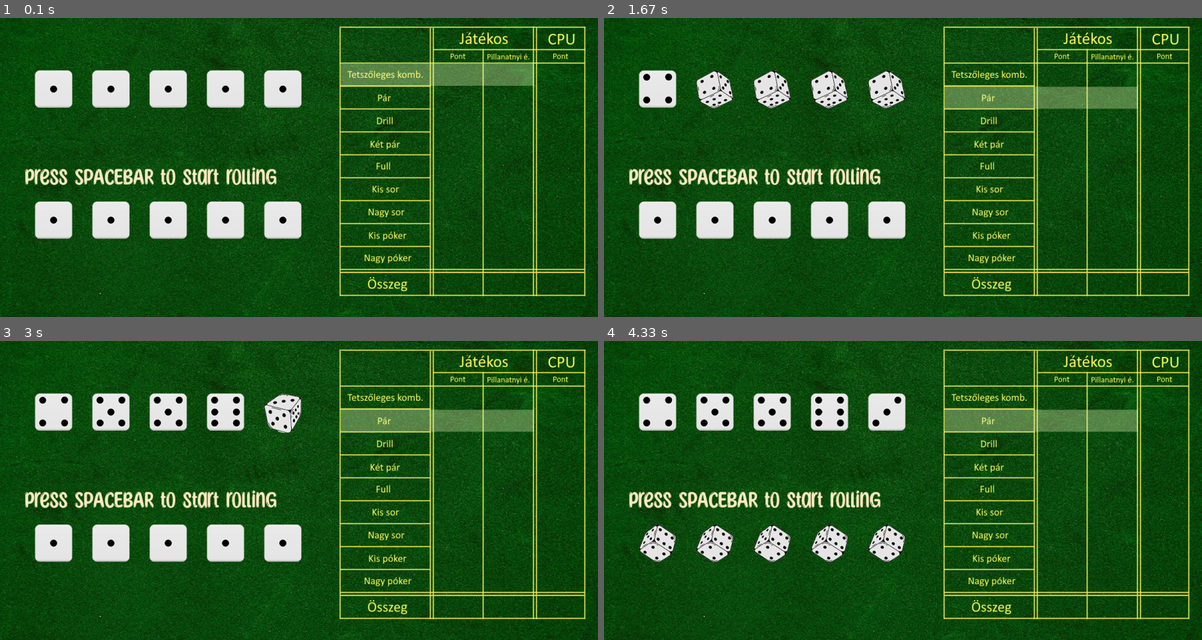
Above: before the commit, frames 1-4 (two rows, left to right).
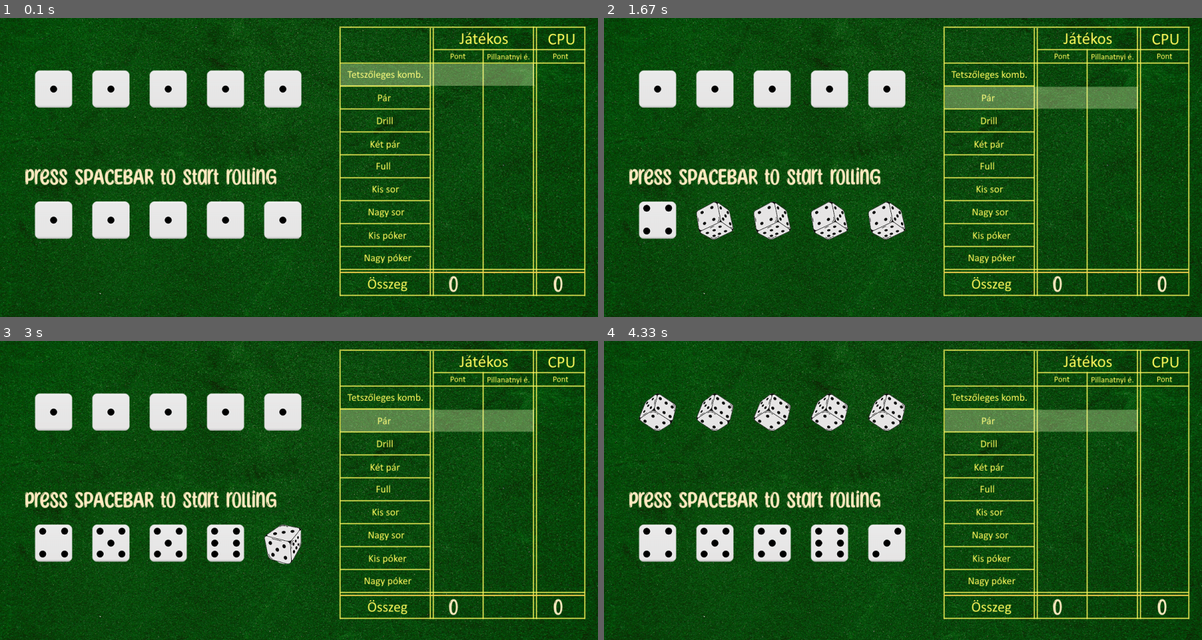
Above: after the commit, the same moments.

Repository: Dewliak/InfoProg2024
Game: pygame game, started from InfoProg2024/pygame_gui.py
Two runs of this game, one before a commit and one after it. Both use one fixed random seed, a clock stepped at 60 frames per second and the inputs below.
Inputs:
- Up to frame 1 (0.1 s): no input
- Up to frame 2 (1.67 s): tap Space at 0.33 s; hold Down 1.17-1.63 s
- Up to frame 3 (3 s): hold Up 1.67-2.03 s; hold Down 2.07-2.43 s; hold Up 2.47-2.77 s; hold Down from 2.8 s (still down)
- Up to frame 4 (4.33 s): release Down at 3.1 s; hold Up 3.13-3.5 s; hold Down 3.53-3.9 s; hold Up 3.93-4.23 s; tap Space at 4 s; hold Down from 4.27 s (still down)

The runs differ from the first frame. In frame 1, 0.4% of the frame differs, in the area x 5-95%, y 17-92%; in frame 2, 3.7%; in frame 3, 1.9%; in frame 4, 5.0%.

Commit message:
Cpu player added

Diff:
--- a/InfoProg2024/modulok/player/__init__.py
+++ b/InfoProg2024/modulok/player/__init__.py
@@ -3,4 +3,5 @@
 from .player import Player
 from .controller import Controller
 
+
 controller = Controller(Player(), CPU())
--- a/InfoProg2024/modulok/player/controller.py
+++ b/InfoProg2024/modulok/player/controller.py
@@ -1,5 +1,8 @@
 from .player import Player
 from .cpu import CPU
+
+
+from typing import Union
 
 class Controller:
     def __init__(self, player: Player, cpu: CPU):
@@ -8,8 +11,8 @@
 
         self.player_turn = True
 
-        self.active = self.player
-        self.inactive = self.cpu
+        self.active: Union[Player, CPU] = self.player
+        self.inactive: Union[Player, CPU] = self.cpu
 
     def change_active_player(self):
         self.player_turn = not self.player_turn
--- a/InfoProg2024/modulok/player/cpu.py
+++ b/InfoProg2024/modulok/player/cpu.py
@@ -1,4 +1,4 @@
-from typing import Tuple, Callable
+from typing import Tuple, Callable, List
 
 from .player_entity import PlayerEntity
 
@@ -7,14 +7,20 @@
         super().__init__()
 
         self.hard_mode = hard_mode
+        self.is_cpu = True
+        self.szabad_kombinaciok: set = set(self.kombinaciok)
 
+        self.maradek_jatek: int = len(self.kombinaciok)
+
+    def reset(self):
+        self.maradek_jatek: int = len(self.kombinaciok)
         self.szabad_kombinaciok: set = set(self.kombinaciok)
 
     def play_hand(self):
         if self.hard_mode:
-            self.play_hard()
+            return self.play_hard()
         else:
-            self.play_easy()
+            return self.play_easy()
 
     def set_hard_mode(self):
         self.hard_mode = True
@@ -22,8 +28,8 @@
     def set_easy_mode(self):
         self.hard_mode = False
 
-    def play_hard(self) -> None:
-        pontok: Tuple[int, Callable] = self.ertekelesek_futtatasa(self.dobas, self.szabad_kombinaciok)
+    def play_hard(self) -> Tuple[int, Callable]:
+        pontok: List[Tuple[int, Callable]] = self.ertekelesek_futtatasa(self.dobas, self.szabad_kombinaciok)
         legtobb_pont: Tuple[int, Callable] = max(pontok, key=lambda x: x[0])
 
         #logging.debug(pontok)
@@ -34,7 +40,9 @@
         self.pontok += legtobb_pont[0]
         self.pont_lista.append(legtobb_pont)
 
-    def play_easy(self) -> None:
+        return legtobb_pont
+
+    def play_easy(self) -> Tuple[int, Callable]:
         # TODO: A problema, hogyha vegigmegyunk es mindenhol 0 van, akkor nem rakja bele az elsobe ahova lehert
         # TODO: Csinalni erre a problemara teszteket
         found: bool = False
@@ -42,14 +50,14 @@
 
         for i in range(0, len(self.kombinaciok)):
             if not self.hasznalt_kombinaciok[i]:
-                pont = self.kombinaciok[i](self.dobas)
+                pont: int = self.kombinaciok[i](self.dobas)
 
                 if pont != 0:
                     self.pontok += pont
                     self.pont_lista.append(tuple([pont, self.kombinaciok[i]]))
                     self.hasznalt_kombinaciok[i] = True
 
-                    return
+                    return tuple([pont, self.kombinaciok[i]])
                 else:
                     if not found:
                         found = True
@@ -60,4 +68,4 @@
         self.pontok += self.pont_lista.append(tuple[0, self.kombinaciok[elso_szabalyos_hely_index]])
         self.hasznalt_kombinaciok[elso_szabalyos_hely_index] = True
 
-        return
+        return tuple[0, self.kombinaciok[elso_szabalyos_hely_index]]
--- a/InfoProg2024/modulok/player/player_entity.py
+++ b/InfoProg2024/modulok/player/player_entity.py
@@ -9,6 +9,7 @@
         self.dobas = None
         self.player_roll = False
         self.pontok: int = 0
+        self.is_cpu = False
         self.pont_lista: List[Tuple[int, Callable]] = []
 
         self.kombinaciok: List[Callable] = [DobasErtekelo.tetszoleges_kombinacio, DobasErtekelo.par,
@@ -16,9 +17,14 @@
                                             DobasErtekelo.kis_poker, DobasErtekelo.full,
                                             DobasErtekelo.kis_sor, DobasErtekelo.nagy_sor, DobasErtekelo.nagy_poker]
 
+        self.maradek_jatek = len(self.kombinaciok)
         self.hasznalt_kombinaciok: List[bool] = [False for _ in range(len(self.kombinaciok))]
 
         self.dice_entities = []
+
+    def reset(self):
+        self.maradek_jatek = len(self.kombinaciok)
+        self.hasznalt_kombinaciok = [False for _ in range(len(self.kombinaciok))]
 
     def uj_dobas(self):
         self.dobas = DobasData()
--- a/InfoProg2024/pygame_gui.py
+++ b/InfoProg2024/pygame_gui.py
@@ -1,11 +1,13 @@
 import pygame
 from sys import exit
+from typing import Tuple, Callable, List
+from InfoProg2024.modulok.player import controller, Controller
 
-from InfoProg2024.modulok.player import controller, Controller
 
 from utilities.keyboard_press import Keyboard
 from utilities.states import State, GameStates
 from utilities import game_initialization
+
 
 from utilities.settings import settings
 
@@ -18,7 +20,7 @@
 pygame.display.set_caption("Kockapóker")
 
 from utilities import assets
-
+from utilities.scoreboard import ScoreBoard, ScoreType
 
 PLAYER_dices, CPU_dices = game_initialization.init_dices()
 
@@ -26,20 +28,24 @@
 dices = PLAYER_dices + CPU_dices
 
 ### INIT PLAYERS ###
-PLAYER_TURN = True
-
+scoreboard = ScoreBoard(screen)
 controller.player.dice_entities = PLAYER_dices
 controller.cpu.dice_entities = CPU_dices
+controller.cpu.set_hard_mode()
+index = 0
+
+def calculate_point(screen, controller: Controller, scoreboard: ScoreBoard):
+    if controller.active.is_cpu:
+        chosen: Tuple[int, Callable] = controller.active.play_hand()
+
+        score: int = chosen[0]
+        func: Callable = chosen[1]
+
+        scoreboard.create_text(score, func, ScoreType.CPU_SCORE)
 
 
 
-
-
-
-
-index = 0
-
-def throw_state(screen, controller: Controller):
+def throw_state(screen, controller: Controller, scoreboard: ScoreBoard):
 
     key = pygame.key.get_pressed()
 
@@ -70,7 +76,7 @@
 
             for i, d in enumerate(controller.active.dice_entities):
 
-                print(d.is_rolling)
+
                 if not d.is_rolling:
                     screen.blit(d.value_image, (d.x, d.y))
                     continue
@@ -86,7 +92,16 @@
                     assets.rolling_stop_aud.play()
 
             if all(not x.is_rolling for x in controller.active.dice_entities):
+
+
+                calculate_point(screen, controller, scoreboard)
+
                 controller.active.player_roll = False
+
+                #SCORE?!
+
+
+
                 controller.change_active_player()
 
         else:
@@ -146,11 +161,16 @@
 
     match GAME_STATE:
         case GameStates.DICE_THROW:
-            throw_state(screen,controller)
+            throw_state(screen,controller, scoreboard)
+
+    scoreboard.draw_scoreboard()
 
 
 
 while True:
+
+
+
 
     match STATE:
         case State.MENU:
--- a/InfoProg2024/utilities/assets.py
+++ b/InfoProg2024/utilities/assets.py
@@ -1,4 +1,7 @@
 import pygame
+
+class FontColors:
+    cream = (255, 235, 193)
 
 background_image = pygame.image.load('graphics/jatek_ter.png')
 highlight_image = pygame.image.load('graphics/highlighter.png').convert_alpha()
@@ -7,6 +10,8 @@
 highlight_image_rectangle.y = 92
 HIGLIGHT_DELTA = 46
 
+
+
 font = pygame.font.Font('font/SunnyspellsRegular.otf', 50)
 roll_message = font.render("press SPACEBAR to start rolling", True, (255, 235, 193))
 
--- a/InfoProg2024/utilities/game_initialization.py
+++ b/InfoProg2024/utilities/game_initialization.py
@@ -1,48 +1,50 @@
-from InfoProg2024.modulok.kocka import Dice, DiceImages,DEFAULT_ROLLING_LENGTH, DEFUALT_ROLLING_INTERVAL
+from InfoProg2024.modulok.kocka import Dice, DiceImages, DEFAULT_ROLLING_LENGTH, DEFUALT_ROLLING_INTERVAL
 
 from .settings.dice_settings import START_X, FIRST_ROW_Y, DISTANCE_BETWEEN_DICES, SECOND_ROW_Y
+
+
 def init_dices():
     dice_images = DiceImages()
 
+    PLAYER_dice1 = Dice(x=START_X,
+                        y=FIRST_ROW_Y,
+                        dice_image=dice_images,
+                        rolling_images_limit=DEFAULT_ROLLING_LENGTH + DEFUALT_ROLLING_INTERVAL)
+    PLAYER_dice2 = Dice(x=START_X + DISTANCE_BETWEEN_DICES,
+                        y=FIRST_ROW_Y,
+                        dice_image=dice_images,
+                        rolling_images_limit=DEFAULT_ROLLING_LENGTH + 2 * DEFUALT_ROLLING_INTERVAL)
+    PLAYER_dice3 = Dice(x=START_X + 2 * DISTANCE_BETWEEN_DICES,
+                        y=FIRST_ROW_Y,
+                        dice_image=dice_images,
+                        rolling_images_limit=DEFAULT_ROLLING_LENGTH + 3 * DEFUALT_ROLLING_INTERVAL)
+    PLAYER_dice4 = Dice(x=START_X + 3 * DISTANCE_BETWEEN_DICES,
+                        y=FIRST_ROW_Y,
+                        dice_image=dice_images,
+                        rolling_images_limit=DEFAULT_ROLLING_LENGTH + 4 * DEFUALT_ROLLING_INTERVAL)
+    PLAYER_dice5 = Dice(x=START_X + 4 * DISTANCE_BETWEEN_DICES, y=FIRST_ROW_Y, dice_image=dice_images,
+                        rolling_images_limit=DEFAULT_ROLLING_LENGTH + 5 * DEFUALT_ROLLING_INTERVAL)
+
     CPU_dice1 = Dice(x=START_X,
-                     y=FIRST_ROW_Y,
+                     y=SECOND_ROW_Y,
                      dice_image=dice_images,
                      rolling_images_limit=DEFAULT_ROLLING_LENGTH + DEFUALT_ROLLING_INTERVAL)
-    CPU_dice2 = Dice(x=START_X + DISTANCE_BETWEEN_DICES,
-                     y=FIRST_ROW_Y,
+    CPU_dice2 = Dice(x=START_X + 1 * DISTANCE_BETWEEN_DICES,
+                     y=SECOND_ROW_Y,
                      dice_image=dice_images,
                      rolling_images_limit=DEFAULT_ROLLING_LENGTH + 2 * DEFUALT_ROLLING_INTERVAL)
     CPU_dice3 = Dice(x=START_X + 2 * DISTANCE_BETWEEN_DICES,
-                     y=FIRST_ROW_Y,
+                     y=SECOND_ROW_Y,
                      dice_image=dice_images,
                      rolling_images_limit=DEFAULT_ROLLING_LENGTH + 3 * DEFUALT_ROLLING_INTERVAL)
     CPU_dice4 = Dice(x=START_X + 3 * DISTANCE_BETWEEN_DICES,
-                     y=FIRST_ROW_Y,
+                     y=SECOND_ROW_Y,
                      dice_image=dice_images,
                      rolling_images_limit=DEFAULT_ROLLING_LENGTH + 4 * DEFUALT_ROLLING_INTERVAL)
-    CPU_dice5 = Dice(x=START_X + 4 * DISTANCE_BETWEEN_DICES, y=FIRST_ROW_Y, dice_image=dice_images,
+    CPU_dice5 = Dice(x=START_X + 4 * DISTANCE_BETWEEN_DICES,
+                     y=SECOND_ROW_Y,
+                     dice_image=dice_images,
                      rolling_images_limit=DEFAULT_ROLLING_LENGTH + 5 * DEFUALT_ROLLING_INTERVAL)
-
-    PLAYER_dice1 = Dice(x=START_X,
-                        y=SECOND_ROW_Y,
-                        dice_image=dice_images,
-                        rolling_images_limit=DEFAULT_ROLLING_LENGTH + DEFUALT_ROLLING_INTERVAL)
-    PLAYER_dice2 = Dice(x=START_X + 1 * DISTANCE_BETWEEN_DICES,
-                        y=SECOND_ROW_Y,
-                        dice_image=dice_images,
-                        rolling_images_limit=DEFAULT_ROLLING_LENGTH + 2 * DEFUALT_ROLLING_INTERVAL)
-    PLAYER_dice3 = Dice(x=START_X + 2 * DISTANCE_BETWEEN_DICES,
-                        y=SECOND_ROW_Y,
-                        dice_image=dice_images,
-                        rolling_images_limit=DEFAULT_ROLLING_LENGTH + 3 * DEFUALT_ROLLING_INTERVAL)
-    PLAYER_dice4 = Dice(x=START_X + 3 * DISTANCE_BETWEEN_DICES,
-                        y=SECOND_ROW_Y,
-                        dice_image=dice_images,
-                        rolling_images_limit=DEFAULT_ROLLING_LENGTH + 4 * DEFUALT_ROLLING_INTERVAL)
-    PLAYER_dice5 = Dice(x=START_X + 4 * DISTANCE_BETWEEN_DICES,
-                        y=SECOND_ROW_Y,
-                        dice_image=dice_images,
-                        rolling_images_limit=DEFAULT_ROLLING_LENGTH + 5 * DEFUALT_ROLLING_INTERVAL)
 
     CPU_dices = [CPU_dice1, CPU_dice2, CPU_dice3, CPU_dice4, CPU_dice5]
     PLAYER_dices = [PLAYER_dice1, PLAYER_dice2, PLAYER_dice3, PLAYER_dice4, PLAYER_dice5]
--- /dev/null
+++ b/InfoProg2024/utilities/scoreboard.py
@@ -0,0 +1,118 @@
+from InfoProg2024.modulok.dobas_modul.dobas_ertekelo import DobasErtekelo
+from .assets import font, FontColors
+
+from typing import Callable
+from enum import Enum
+
+
+class ScoreType(Enum):
+    PLAYER_SCORE = 1
+    CALCULATED_SCORE = 2
+    CPU_SCORE = 3
+
+
+class ScoreBoard:
+    start_y_coordinate = 96
+    y_interval = 47
+
+    def __init__(self, screen):
+
+        self.screen = screen
+
+        self.player_score = 0
+        self.cpu_score = 0
+
+        # TODO: test
+        self.player_column = 900
+        self.calculation_column = 1000
+        self.cpu_column = 1110
+
+        self.player_score_pos_y = 515
+        self.cpu_score_pos_y = 515
+
+        self.player_scores = {DobasErtekelo.tetszoleges_kombinacio: None,
+                              DobasErtekelo.par: None,
+                              DobasErtekelo.drill: None,
+                              DobasErtekelo.ket_par: None,
+                              DobasErtekelo.full: None,
+                              DobasErtekelo.kis_sor: None,
+                              DobasErtekelo.nagy_sor: None,
+                              DobasErtekelo.kis_poker: None,
+                              DobasErtekelo.nagy_poker: None
+                              }
+
+        self.player_calculated_scores = {DobasErtekelo.tetszoleges_kombinacio: None,
+                                         DobasErtekelo.par: None,
+                                         DobasErtekelo.drill: None,
+                                         DobasErtekelo.ket_par: None,
+                                         DobasErtekelo.full: None,
+                                         DobasErtekelo.kis_sor: None,
+                                         DobasErtekelo.nagy_sor: None,
+                                         DobasErtekelo.kis_poker: None,
+                                         DobasErtekelo.nagy_poker: None,
+                                         }
+
+        self.cpu_scores = {DobasErtekelo.tetszoleges_kombinacio: None,
+                           DobasErtekelo.par: None,
+                           DobasErtekelo.drill: None,
+                           DobasErtekelo.ket_par: None,
+                           DobasErtekelo.full: None,
+                           DobasErtekelo.kis_sor: None,
+                           DobasErtekelo.nagy_sor: None,
+                           DobasErtekelo.kis_poker: None,
+                           DobasErtekelo.nagy_poker: None
+                           }
+
+        self.y_coordinate = {DobasErtekelo.tetszoleges_kombinacio: ScoreBoard.start_y_coordinate,
+                             DobasErtekelo.par: ScoreBoard.start_y_coordinate + ScoreBoard.y_interval,
+                             DobasErtekelo.drill: ScoreBoard.start_y_coordinate + 2 * ScoreBoard.y_interval,
+                             DobasErtekelo.ket_par: ScoreBoard.start_y_coordinate + 3 * ScoreBoard.y_interval,
+                             DobasErtekelo.full: ScoreBoard.start_y_coordinate + 4 * ScoreBoard.y_interval,
+                             DobasErtekelo.kis_sor: ScoreBoard.start_y_coordinate + 5 * ScoreBoard.y_interval,
+                             DobasErtekelo.nagy_sor: ScoreBoard.start_y_coordinate + 6 * ScoreBoard.y_interval,
+                             DobasErtekelo.kis_poker: ScoreBoard.start_y_coordinate + 7 * ScoreBoard.y_interval,
+                             DobasErtekelo.nagy_poker: ScoreBoard.start_y_coordinate + 8 * ScoreBoard.y_interval
+                             }
+
+
+    def reset_calculated_score(self):
+
+        for key in self.player_calculated_scores.key():
+            self.player_calculated_scores[key] = None
+
+    def draw_scoreboard(self):
+
+        for func, text in self.player_scores.items():
+            if text is not None:
+                self.screen.blit(text, (self.player_column, self.y_coordinate[func]))
+
+        for func, text in self.player_calculated_scores.items():
+            if text is not None:
+                self.screen.blit(text, (self.calculation_column, self.y_coordinate[func]))
+
+        for func, text in self.cpu_scores.items():
+            if text is not None:
+                ##print("This would be rendered: ", text)
+                # pprint.pprint(self.cpu_scores)
+                self.screen.blit(text, (self.cpu_column, self.y_coordinate[func]))
+
+        self.screen.blit(font.render(str(self.player_score), True, FontColors.cream),
+                         (self.player_column, self.player_score_pos_y))
+        self.screen.blit(font.render(str(self.cpu_score), True, FontColors.cream),
+                         (self.cpu_column, self.cpu_score_pos_y))
+
+    def create_text(self, score: int, func: Callable, score_type: ScoreType) -> None:
+
+        text = font.render(str(score), True, FontColors.cream)
+
+        print("This function was chosen", func, " and score ", score)
+
+        match score_type:
+            case ScoreType.PLAYER_SCORE:
+                self.player_scores[func] = text
+                self.player_score += score
+            case ScoreType.CALCULATED_SCORE:
+                self.player_calculated_scores[func] = text
+            case ScoreType.CPU_SCORE:
+                self.cpu_scores[func] = text
+                self.cpu_score += score
--- a/InfoProg2024/utilities/states.py
+++ b/InfoProg2024/utilities/states.py
@@ -1,10 +1,12 @@
 from enum import Enum
+
 
 class State(Enum):
     MENU = 1
     GAME = 2
     HIGH_SCORES = 3
 
+
 class GameStates(Enum):
     DICE_THROW = 1
     SCORING = 2
